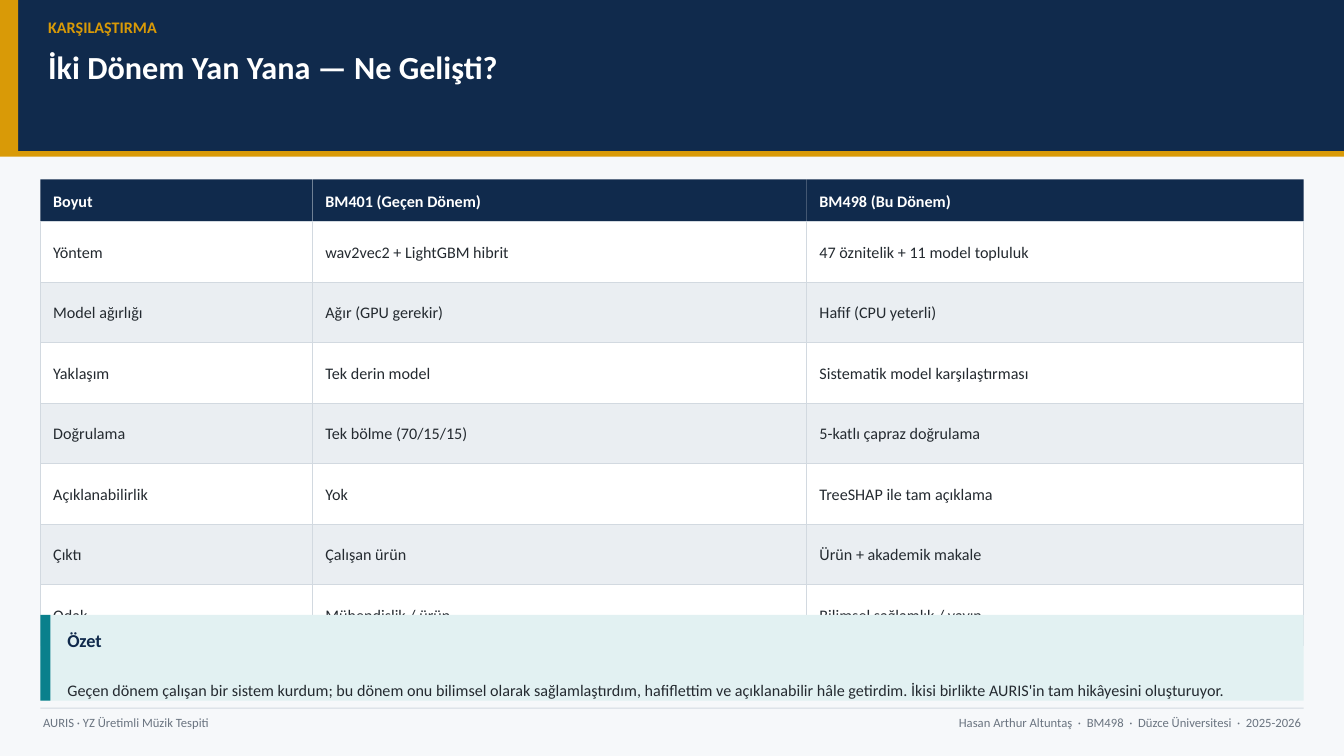
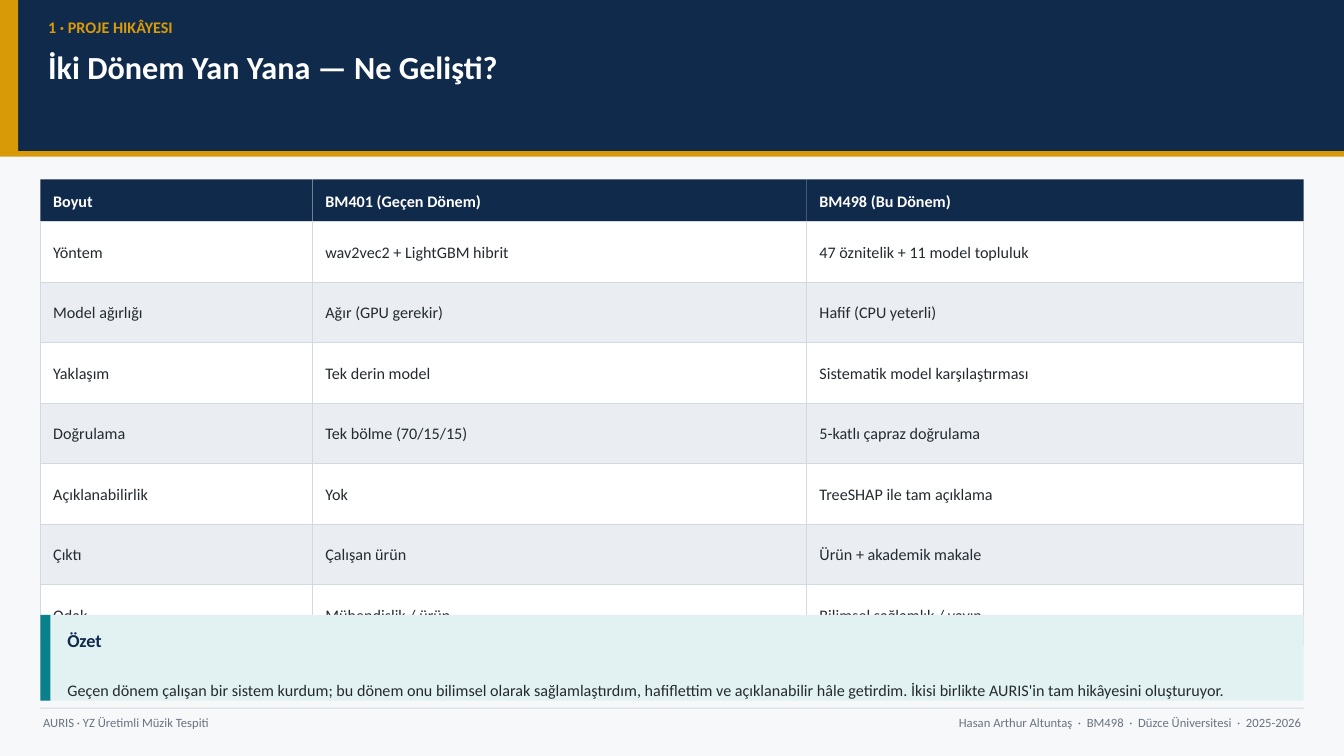
Before and after one commit to Rtur2003/CrownCode, a slide deck: slide 7 of docs/academic/TeslimEdilecekler/Sunumlar/AURIS_Genel_Tanitim_Sunumu.pptx. Drawn at 1344x756 pixels with LibreOffice and Linux fonts; fonts in the diff are those of the drawing. Boxes give left, top, right and bottom in pixels: in the first picture for what was removed or moved away, otherwise in the second. Text is boxed around its words. In the diff, an @@ line names an element or a change of style, - is before the commit and + after.

```diff
--- a/docs/academic/TeslimEdilecekler/Sunumlar/AURIS_Genel_Tanitim_Sunumu.pptx
+++ b/docs/academic/TeslimEdilecekler/Sunumlar/AURIS_Genel_Tanitim_Sunumu.pptx
@@ text at (48, 20, 173, 33): text changed @@
-KARŞILAŞTIRMA
+1 · PROJE HIKÂYESI
```
Also in this commit, not shown: 17 other slides changed, 1 other file.
